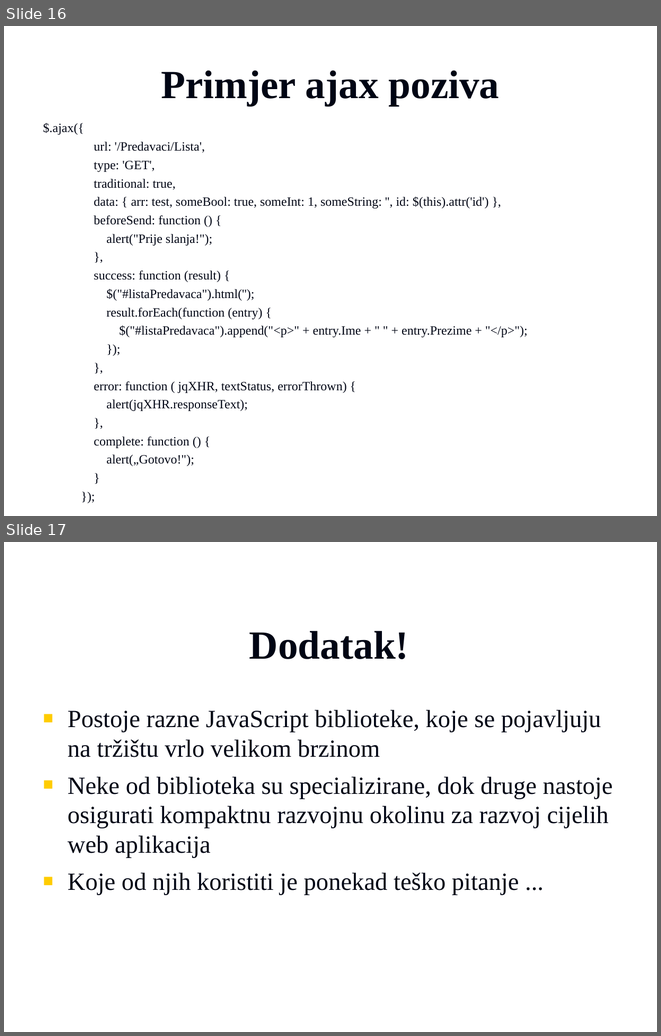
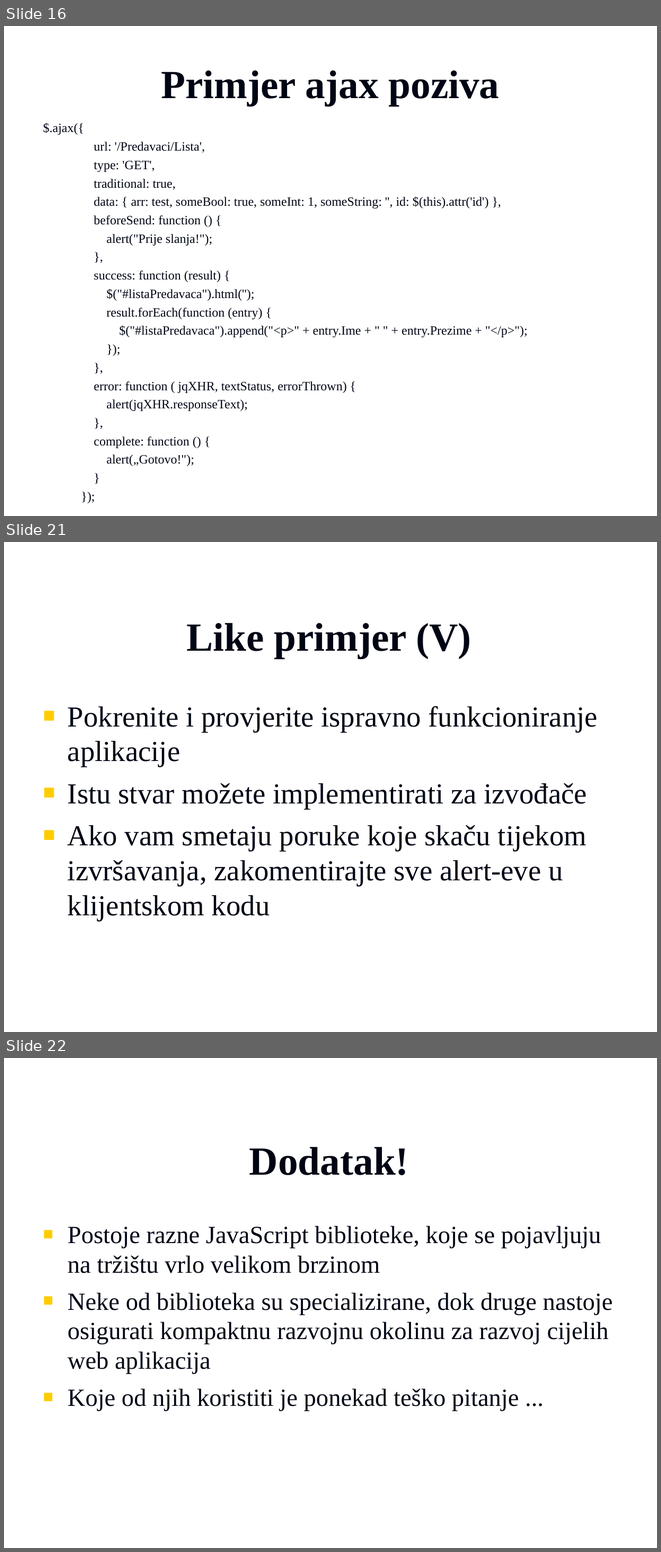
Before and after one commit to vzdesic/PZI, a slide deck: PPTs/17 MVC klijentsko programiranje.ppt. Shown one above the other, each under a label of ours: slides 16 and 17 before the commit, slides 16, 21 and 22 after it; the slides between them are not shown. The pictures are 661x1036 and 661x1552 pixels, drawn with LibreOffice and Linux fonts; fonts in the diff are those of the drawing; background and template pictures are left out. Boxes give left, top, right and bottom in pixels: in the first picture for what was removed or moved away, otherwise in the second. Text is boxed around its words. In the diff, an @@ line names an element or a change of style, - is before the commit and + after.

Commit message:
Klijentsko programiranje update
vzdesic

```diff
--- a/PPTs/17 MVC klijentsko programiranje.ppt
+++ b/PPTs/17 MVC klijentsko programiranje.ppt
@@ slide 21 added at (4,542,657,1032), background picture (left out) @@
@@ title added at (186,623,471,659), 44 pt, text #000514, bold @@
+Like primjer (V)
@@ text added at (68,706,598,920), 32 pt, text #000514 @@
+■ Pokrenite i provjerite ispravno funkcioniranje aplikacije
+■ Istu stvar možete implementirati za izvođače
+■ Ako vam smetaju poruke koje skaču tijekom izvršavanja, zakomentirajte sve alert-eve u klijentskom kodu
@@ what was slide 17 is now slide 22 @@
```
Also in this commit, not shown: 4 other slides added, 1 other file.
